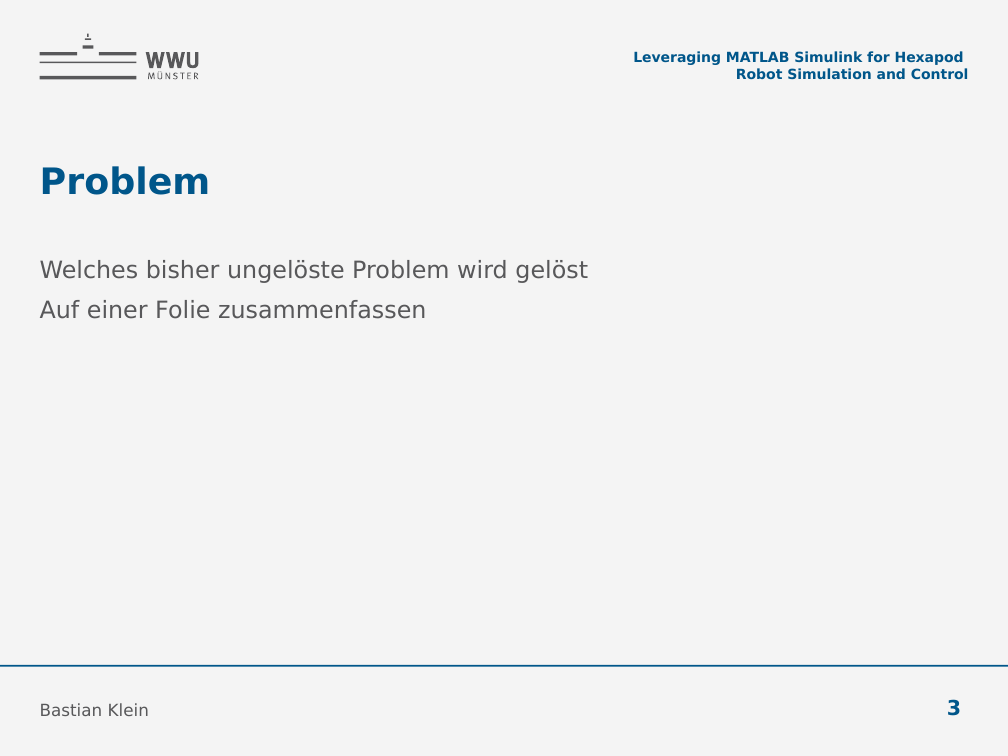
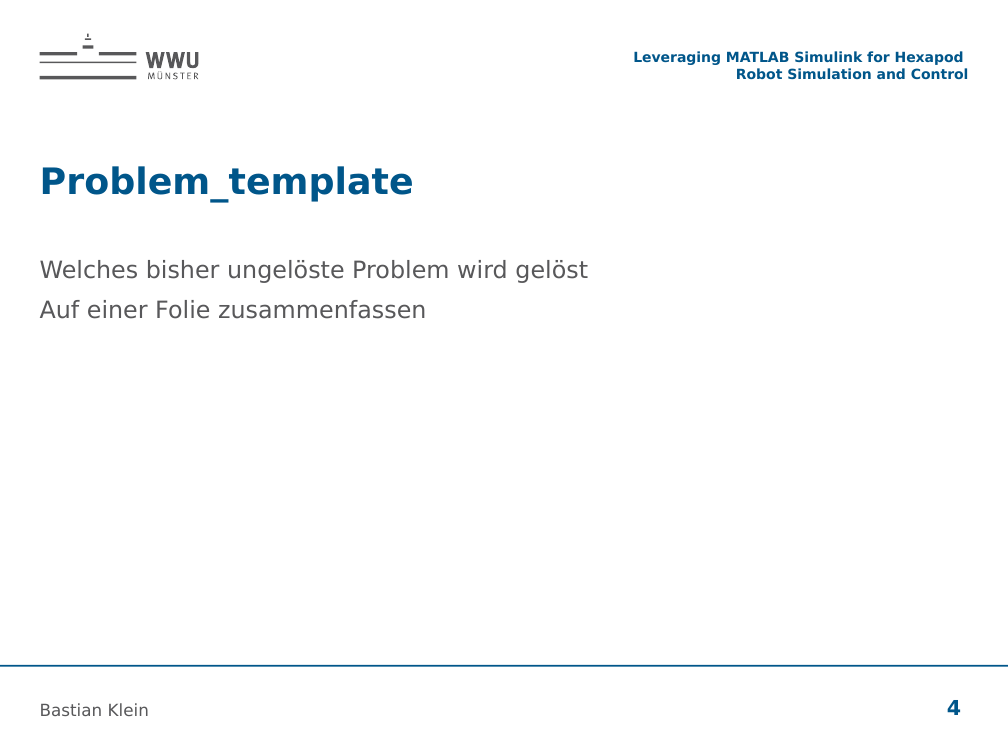
Before and after one commit to bastianklein612/Bachelor-Thesis, a slide deck: slide 4 of presentation/Zwischenvortrag.pptx (slide 3 before the commit). Drawn at 1008x756 pixels with LibreOffice and Linux fonts; fonts in the diff are those of the drawing; background and template pictures are left out. Boxes give left, top, right and bottom in pixels: in the first picture for what was removed or moved away, otherwise in the second. Text is boxed around its words. In the diff, an @@ line names an element or a change of style, - is before the commit and + after.

```diff
--- a/presentation/Zwischenvortrag.pptx
+++ b/presentation/Zwischenvortrag.pptx
@@ background #F4F4F4 to #FFFFFF @@
@@ title at [40, 166, 414, 202]: text changed @@
-Problem
+Problem_template
@@ page number at [947, 700, 961, 715]: text changed @@
-3
+4
```
Also in this commit, not shown: 10 other slides changed, 3 slides added, 5 other files.
